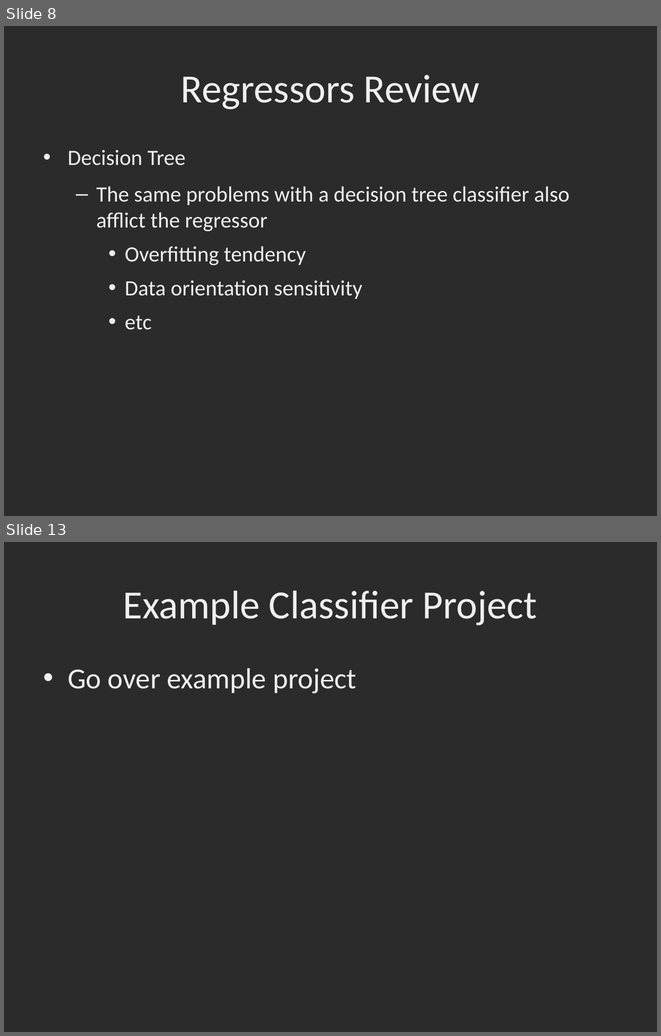
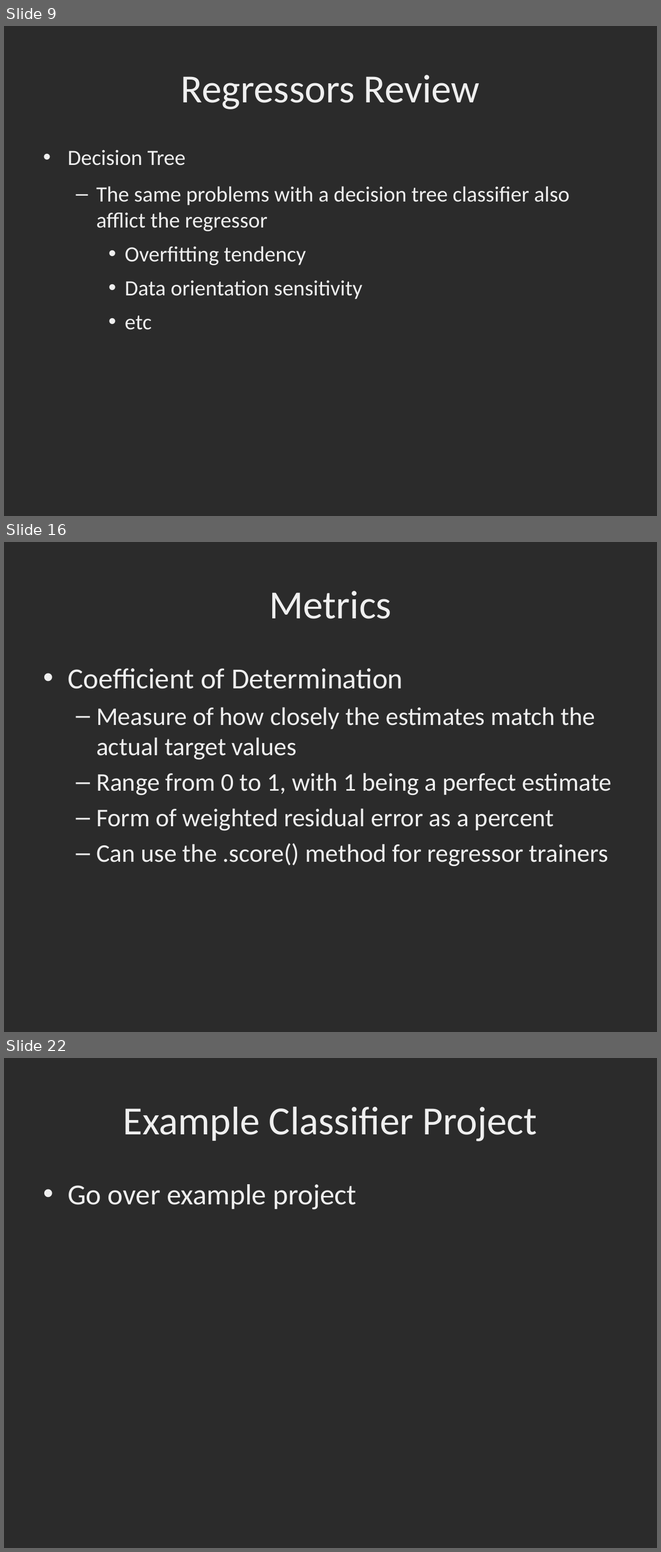
Before and after one commit to dbowmans46/PracticalProgramming, a slide deck: Session 7 - Python/Instructional Material/Machine Learning Slides/Session 7 - Python ML 11: Review and Project for Regressors.odp. Shown one above the other, each under a label of ours: slides 8 and 13 before the commit, slides 9, 16 and 22 after it; the slides between them are not shown. The pictures are 661x1036 and 661x1552 pixels, drawn with LibreOffice and Linux fonts; fonts in the diff are those of the drawing; background and template pictures are left out; a plain dark background stands for a picture behind light text. Boxes give left, top, right and bottom in pixels: in the first picture for what was removed or moved away, otherwise in the second. Text is boxed around its words. In the diff, an @@ line names an element or a change of style, - is before the commit and + after.

Commit message:
Finished slides and code for regressor review with toy data.

```diff
--- a/Session 7 - Python/Instructional Material/Machine Learning Slides/Session 7 - Python ML 11: Review and Project for Regressors.odp
+++ b/Session 7 - Python/Instructional Material/Machine Learning Slides/Session 7 - Python ML 11: Review and Project for Regressors.odp
@@ slide 16 added at (x1=4, y1=542, x2=657, y2=1032), background picture (left out) @@
@@ title added at (x1=269, y1=591, x2=391, y2=619), 44 pt, text #EFEFEF @@
+Metrics
@@ text added at (x1=68, y1=668, x2=612, y2=866), 28 pt, text #EFEFEF @@
+• Coefficient of Determination
+  – Measure of how closely the estimates match the actual target values
+  – Range from 0 to 1, with 1 being a perfect estimate
+  – Form of weighted residual error as a percent
+  – Can use the .score() method for regressor trainers
@@ what was slide 8 is now slide 9 @@
@@ what was slide 13 is now slide 22 @@
```
Also in this commit, not shown: 8 slides changed, 8 other slides added, 1 slide removed, 1 other file.
